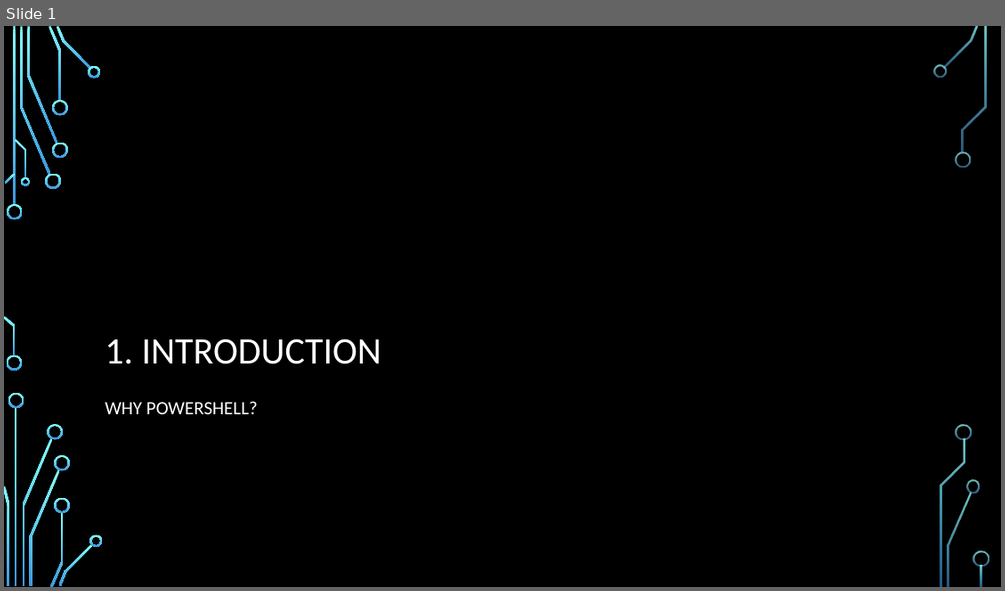
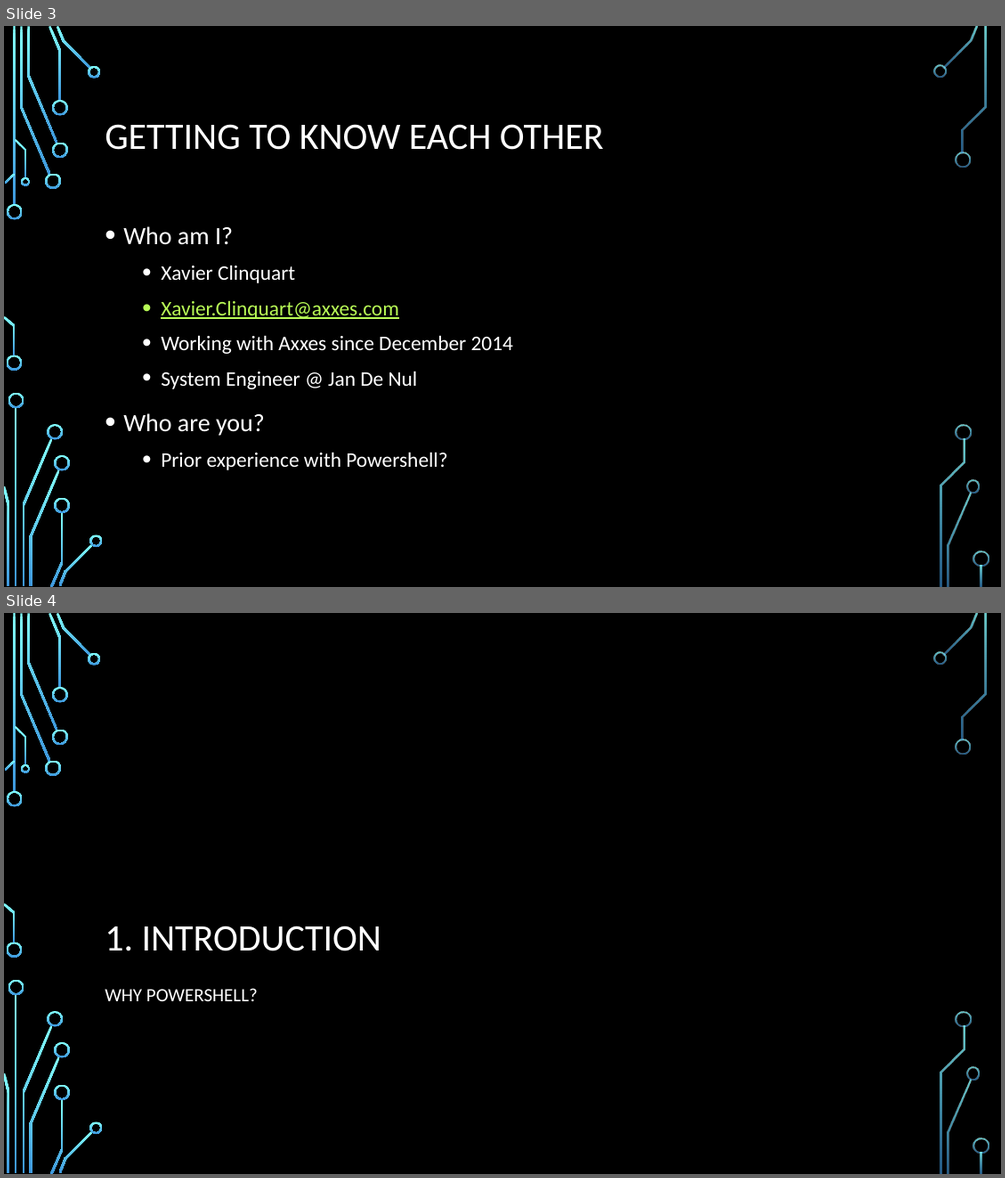
Before and after one commit to Matthias-vdE/Powershell-Course, a slide deck: 2019/Powershell course.pptx. Shown one above the other, each under a label of ours: slide 1 before the commit, slides 3 and 4 after it. The pictures are 1005x591 and 1005x1178 pixels, drawn with LibreOffice and Linux fonts; fonts in the diff are those of the drawing; background and template pictures are left out. Boxes give left, top, right and bottom in pixels: in the first picture for what was removed or moved away, otherwise in the second. Text is boxed around its words. In the diff, an @@ line names an element or a change of style, - is before the commit and + after.

```diff
--- a/2019/Powershell course.pptx
+++ b/2019/Powershell course.pptx
@@ slide 3 added at [4,26,1001,587], background picture (left out); not listed: 36 template elements that a slide beside it also shows @@
@@ title added at [105,124,604,150], 36 pt, text #FFFFFF @@
+GETTING TO KNOW EACH OTHER
@@ text added at [123,226,513,470], 20 pt, text #FFFFFF @@
+• Who am I?
+  • Xavier Clinquart
+  • Xavier.Clinquart@axxes.com
+  • Working with Axxes since December 2014
+  • System Engineer @ Jan De Nul
+• Who are you?
+  • Prior experience with Powershell?
@@ what was slide 1 is now slide 4 @@
```
Also in this commit, not shown: 2 other slides added.
